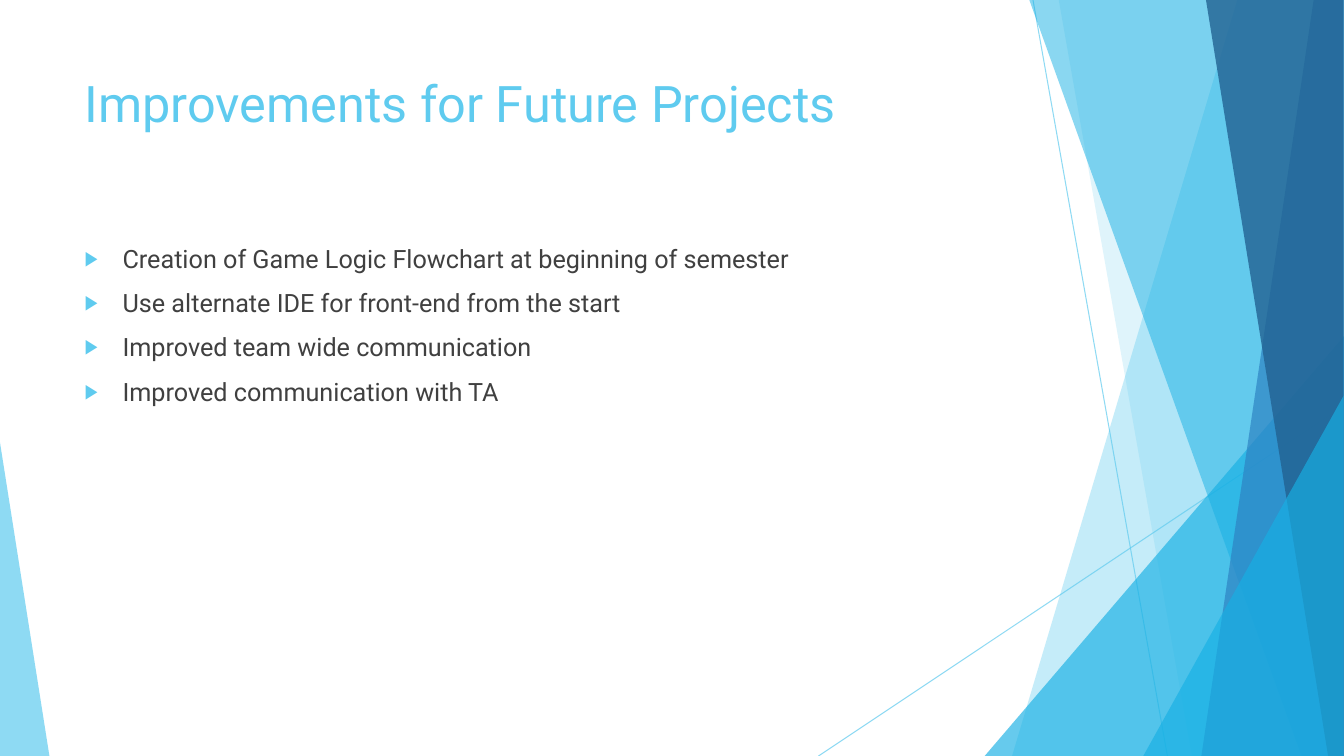
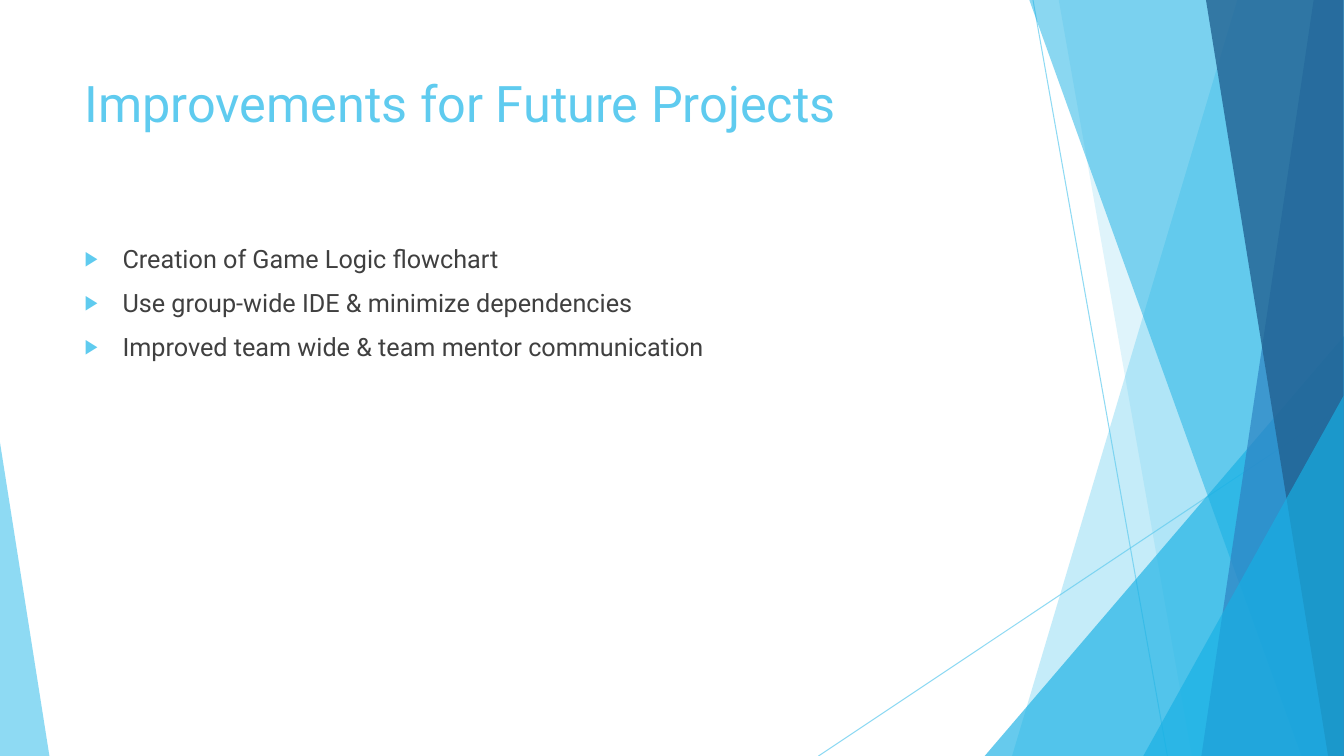
Before and after one commit to fazeelabbasi/CRASH, a slide deck: slide 10 of docs/CMPE 320 Final Group Presentation.pptx. Drawn at 1344x756 pixels with LibreOffice and Linux fonts; fonts in the diff are those of the drawing. Boxes give left, top, right and bottom in pixels: in the first picture for what was removed or moved away, otherwise in the second. Text is boxed around its words. In the diff, an @@ line names an element or a change of style, - is before the commit and + after.

```diff
--- a/docs/CMPE 320 Final Group Presentation.pptx
+++ b/docs/CMPE 320 Final Group Presentation.pptx
@@ text at <box>123,249,703,361</box>: text changed @@
-▶ Creation of Game Logic Flowchart at beginning of semester
-▶ Use alternate IDE for front-end from the start
-▶ Improved team wide communication
-▶ Improved communication with TA
+▶ Creation of Game Logic flowchart
+▶ Use group-wide IDE & minimize dependencies
+▶ Improved team wide & team mentor communication
```
Also in this commit, not shown: 5 other slides changed.
